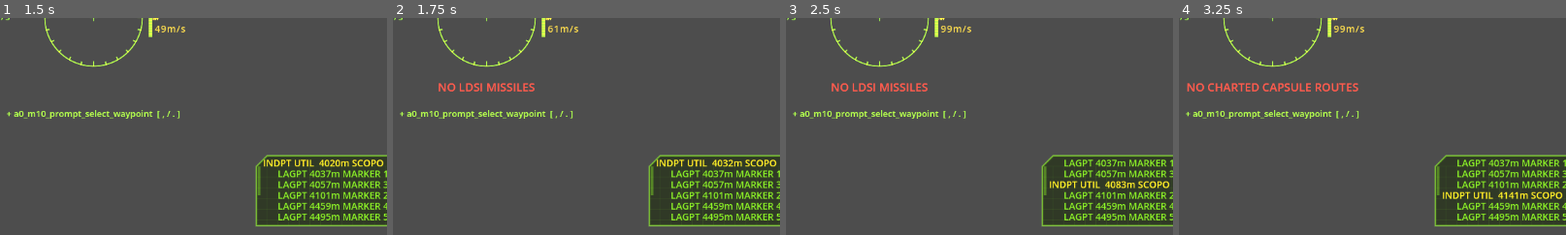
Above: before the commit, frames 1-4 (left to right).
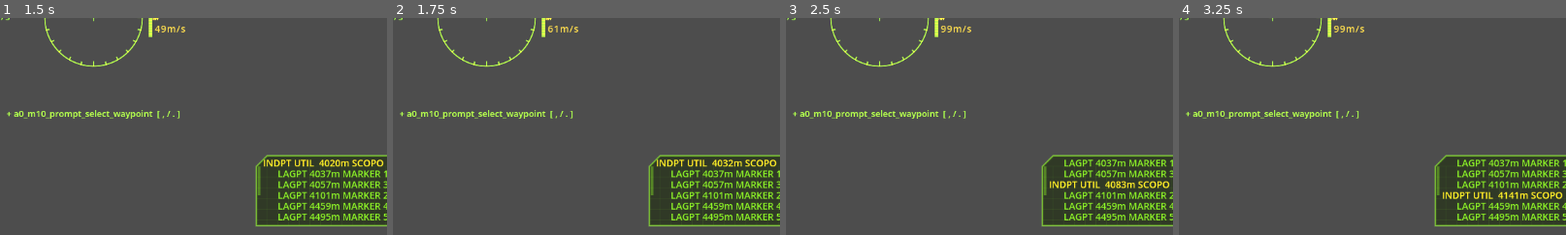
Above: after the commit, the same moments.

Repository: jleclanche/iw2-remaster
Game: Godot game, scene res://scenes/main.tscn
The game is run twice, just before and just after one commit, with the same random seed, the same clock (stepped at 60 frames per second) and the same inputs.
Inputs (mouse positions are % of the whole screen's width and height, from its top left):
- Up to frame 1 (1.5 s): tap Enter at 0.5 s; drag from (50, 50) to (60, 28) at 0.52 s; move the mouse to (45, 50) at 1.27 s; hold W from 1.28 s (still down); tap I at 1.35 s
- Up to frame 2 (1.75 s): keep holding W; tap Space at 1.52 s; tap Q at 1.55 s
- Up to frame 3 (2.5 s): keep holding W; tap Space at 1.82 s; move the mouse to (52, 48) at 2.02 s; tap Q at 2.1 s; tap E at 2.3 s
- Up to frame 4 (3.25 s): keep holding W; move the mouse to (49, 52) at 2.77 s; tap E at 2.85 s; click (49, 52) at 2.92 s; tap Space at 3.02 s; tap J at 3.05 s
The pictures show only the part of the screen within x 38-88%, y 50-100%; the shares and areas given below are measured in that part.

Frame 1 is identical in both runs. In frame 2, 0.6% of the frame differs, in the area x 11-37%, y 29-34%; in frame 3, 0.6%; in frame 4, 1.0%, in the area x 2-47%, y 29-34%.
Error in both runs: Unable to iterate on object of type 'Nil'. (res://scripts/pog/natives/world.gd:399)

Commit message:
controls: Q/E yaw, J/K pitch, U/I vertical strafe on the letter keys
Steering and the sixth thruster axis move next to WASD for a keyboard
pilot, instead of living on the numpad (yaw/pitch) or nowhere (LateralY
was joystick-only in both shipped configs). The NumPad aliases still work.

The six commands that occupied those letters relocate to Shift+key:
CycleEnemy -> Shift+E, TargetLastAggressor -> Shift+Q, capsule jump ->
Shift+J, cycle route -> Shift+K, Undock -> Shift+U, LDSIQuickFire ->
Shift+I.

Bindings are now a single central keycode table (BIND_*) in main_state,
polled in main_flight and matched in main.gd -- the one place to remap.
The vestigial project.godot InputMap actions (nothing polled them, and
roll_left=Q now contradicted the real map) are removed; the old-game
.ini keybind files are deliberately not read.

Co-Authored-By: Claude Opus 4.8 (1M context) <noreply@anthropic.com>
Claude-Session: https://claude.ai/code/session_01Gk6J68GqmkUvUGY6Wdr5E6

Diff:
--- a/game/project.godot
+++ b/game/project.godot
@@ -14,55 +14,6 @@
 run/main_scene="res://scenes/main.tscn"
 config/features=PackedStringArray("4.7")
 
-[input]
-
-throttle_up={
-"deadzone": 0.5,
-"events": [Object(InputEventKey,"resource_local_to_scene":false,"resource_name":"","device":-1,"window_id":0,"alt_pressed":false,"shift_pressed":false,"ctrl_pressed":false,"meta_pressed":false,"pressed":false,"keycode":0,"physical_keycode":87,"key_label":0,"unicode":0,"location":0,"echo":false,"script":null)
-]
-}
-throttle_down={
-"deadzone": 0.5,
-"events": [Object(InputEventKey,"resource_local_to_scene":false,"resource_name":"","device":-1,"window_id":0,"alt_pressed":false,"shift_pressed":false,"ctrl_pressed":false,"meta_pressed":false,"pressed":false,"keycode":0,"physical_keycode":83,"key_label":0,"unicode":0,"location":0,"echo":false,"script":null)
-]
-}
-throttle_zero={
-"deadzone": 0.5,
-"events": [Object(InputEventKey,"resource_local_to_scene":false,"resource_name":"","device":-1,"window_id":0,"alt_pressed":false,"shift_pressed":false,"ctrl_pressed":false,"meta_pressed":false,"pressed":false,"keycode":0,"physical_keycode":88,"key_label":0,"unicode":0,"location":0,"echo":false,"script":null)
-]
-}
-toggle_assist={
-"deadzone": 0.5,
-"events": [Object(InputEventKey,"resource_local_to_scene":false,"resource_name":"","device":-1,"window_id":0,"alt_pressed":false,"shift_pressed":false,"ctrl_pressed":false,"meta_pressed":false,"pressed":false,"keycode":0,"physical_keycode":4194306,"key_label":0,"unicode":0,"location":0,"echo":false,"script":null)
-]
-}
-thrust_left={
-"deadzone": 0.5,
-"events": [Object(InputEventKey,"resource_local_to_scene":false,"resource_name":"","device":-1,"window_id":0,"alt_pressed":false,"shift_pressed":false,"ctrl_pressed":false,"meta_pressed":false,"pressed":false,"keycode":0,"physical_keycode":65,"key_label":0,"unicode":0,"location":0,"echo":false,"script":null)
-]
-}
-thrust_right={
-"deadzone": 0.5,
-"events": [Object(InputEventKey,"resource_local_to_scene":false,"resource_name":"","device":-1,"window_id":0,"alt_pressed":false,"shift_pressed":false,"ctrl_pressed":false,"meta_pressed":false,"pressed":false,"keycode":0,"physical_keycode":68,"key_label":0,"unicode":0,"location":0,"echo":false,"script":null)
-]
-}
-thrust_up={
-"deadzone": 0.5,
-"events": [Object(InputEventKey,"resource_local_to_scene":false,"resource_name":"","device":-1,"window_id":0,"alt_pressed":false,"shift_pressed":false,"ctrl_pressed":false,"meta_pressed":false,"pressed":false,"keycode":0,"physical_keycode":82,"key_label":0,"unicode":0,"location":0,"echo":false,"script":null)
-]
-}
-thrust_down={
-"deadzone": 0.5,
-"events": [Object(InputEventKey,"resource_local_to_scene":false,"resource_name":"","device":-1,"window_id":0,"alt_pressed":false,"shift_pressed":false,"ctrl_pressed":false,"meta_pressed":false,"pressed":false,"keycode":0,"physical_keycode":70,"key_label":0,"unicode":0,"location":0,"echo":false,"script":null)
-]
-}
-roll_left={
-"deadzone": 0.5,
-"events": [Object(InputEventKey,"resource_local_to_scene":false,"resource_name":"","device":-1,"window_id":0,"alt_pressed":false,"shift_pressed":false,"ctrl_pressed":false,"meta_pressed":false,"pressed":false,"keycode":0,"physical_keycode":81,"key_label":0,"unicode":0,"location":0,"echo":false,"script":null)
-]
-}
-roll_right={
-"deadzone": 0.5,
-"events": [Object(InputEventKey,"resource_local_to_scene":false,"resource_name":"","device":-1,"window_id":0,"alt_pressed":false,"shift_pressed":false,"ctrl_pressed":false,"meta_pressed":false,"pressed":false,"keycode":0,"physical_keycode":69,"key_label":0,"unicode":0,"location":0,"echo":false,"script":null)
-]
-}
+; Flight and command keys are NOT InputMap actions -- they are a central
+; keycode table in game/scripts/main_state.gd (BIND_*), polled/matched in
+; main_flight and main.gd. Edit the bindings there.
--- a/game/scripts/main.gd
+++ b/game/scripts/main.gd
@@ -239,14 +239,15 @@
 	# original IW2 bindings (configs/default.ini + keyboard_only.ini)
 	if event is InputEventKey and event.pressed and not event.echo:
 		match event.physical_keycode:
-			KEY_N:  # icPlayerPilot.FreeToggle
+			BIND_FREE_TOGGLE:  # icPlayerPilot.FreeToggle
 				free_toggle = not free_toggle
 				audio.play("audio/gui/mechanical_confirm.wav", -10.0)
 				hud.log_msg("FLIGHT ASSIST %s" % ("OFF" if free_toggle else "ON"))
-			KEY_L:  # ToggleLDS
+			BIND_TOGGLE_LDS:  # ToggleLDS
 				_toggle_lds()
-			KEY_U:  # Undock
-				_undock()
+			BIND_UNDOCK:  # Undock -- SHIFT+U (plain U is vertical strafe)
+				if event.shift_pressed:
+					_undock()
 			KEY_Z:  # ToggleZoom -- moved to Shift+Z now that plain Z/X roll.
 				# Still gated on hardware, see _enable_zoom.
 				if event.shift_pressed:
@@ -262,16 +263,18 @@
 				_target_contact_index(0)
 			KEY_END:
 				_target_contact_index(9999)
-			KEY_R:  # TargetNearestEnemy
+			BIND_TARGET_NEAREST:  # TargetNearestEnemy
 				_target_nearest_enemy()
-			KEY_T:  # TargetNearestShipToDirection
+			BIND_TARGET_DIRECTION:  # TargetNearestShipToDirection
 				_target_nearest_to_direction()
-			KEY_Y:  # icPlayerPilot.SubTarget (configs/default.ini: Keyboard, Y)
+			BIND_SUBTARGET:  # icPlayerPilot.SubTarget (configs/default.ini: Keyboard, Y)
 				_cycle_subtarget()
-			KEY_E:  # CycleEnemy
-				_cycle_enemy()
-			KEY_Q:  # TargetLastAggressor
-				if last_aggressor != null and is_instance_valid(last_aggressor):
+			BIND_CYCLE_ENEMY:  # CycleEnemy -- SHIFT+E (plain E is yaw-right)
+				if event.shift_pressed:
+					_cycle_enemy()
+			BIND_TARGET_AGGRESSOR:  # TargetLastAggressor -- SHIFT+Q (plain Q is yaw-left)
+				if event.shift_pressed \
+						and last_aggressor != null and is_instance_valid(last_aggressor):
 					target_ai = last_aggressor
 					target_idx = -1
 					audio.play("audio/hud/target_changed.wav", -10.0)
@@ -287,15 +290,16 @@
 				# secondaries.
 				if not _next_primary_weapon(false):
 					_cycle_secondary()
-			KEY_G:  # the aggressor shield. Its Fire (0x1002f6a0) just raises the
-				# active flag; it refuses unless the bank is FULL, then holds
-				# for `duration` seconds while it drains.
+			BIND_AGGRESSOR_SHIELD:  # the aggressor shield. Its Fire (0x1002f6a0)
+				# just raises the active flag; it refuses unless the bank is
+				# FULL, then holds for `duration` seconds while it drains.
 				_fire_aggressor()
-			KEY_I:  # icPlayerPilot.LDSIQuickFire: the LDSi magazine fires on
-				# its own trigger, bypassing weapon selection (the dedicated
-				# LDSI path in AttemptToActivateWeapon 0x1003ccb0 via
-				# pilot+0x82)
-				fire_ldsi()
+			BIND_LDSI_FIRE:  # icPlayerPilot.LDSIQuickFire -- SHIFT+I (plain I is
+				# vertical strafe). The LDSi magazine fires on its own trigger,
+				# bypassing weapon selection (the dedicated LDSI path in
+				# AttemptToActivateWeapon 0x1003ccb0 via pilot+0x82).
+				if event.shift_pressed:
+					fire_ldsi()
 			KEY_F5:  # AutopilotOff
 				_set_autopilot(0)
 			KEY_F6:  # AutopilotApproach
@@ -322,10 +326,12 @@
 				var img := get_viewport().get_texture().get_image()
 				img.save_png(_base().path_join("data/screenshots/screenshot_%d.png"
 					% (Time.get_ticks_msec() / 1000)))
-			KEY_J:  # capsule jump at an L-point (remaster binding)
-				_try_jump()
-			KEY_K:
-				_cycle_route()
+			BIND_JUMP:  # capsule jump at an L-point -- SHIFT+J (plain J is pitch-up)
+				if event.shift_pressed:
+					_try_jump()
+			BIND_CYCLE_ROUTE:  # SHIFT+K (plain K is pitch-down)
+				if event.shift_pressed:
+					_cycle_route()
 			KEY_H:  # dev: spawn hostile (demo/check builds only -- a stray H
 				# in the campaign summoned a marauder out of nowhere)
 				if demo:
@@ -551,8 +557,8 @@
 	# is three seconds, and the throttle is a fraction of max speed, not m/s.
 	var dv := sh.max_speed.z * delta / 3.0
 	sh.set_speed = clampf(sh.set_speed
-		+ (_key(KEY_EQUAL) + _key(KEY_KP_ADD)) * dv
-		- (_key(KEY_MINUS) + _key(KEY_KP_SUBTRACT)) * dv,
+		+ (_key(BIND_THROTTLE_UP) + _key(KEY_KP_ADD)) * dv
+		- (_key(BIND_THROTTLE_DOWN) + _key(KEY_KP_SUBTRACT)) * dv,
 		0.0, sh.max_speed.z)
 	# icPlayerPilot::Think (0x100ad8f0, at 0x100ae191) re-tests the zoom gate every
 	# frame and drops the zoom the moment the hardware that granted it goes away.
@@ -568,25 +574,30 @@
 		else FOV_EXTERNAL
 	cam.fov = base_fov / zoom_factor
 	if ap_mode == 0:
-		# THRUSTERS, not steering. LateralX = D / A, LateralZ = W / S. LateralY
-		# has no keyboard binding in either shipped config -- it is joystick-only
-		# (JoyYAxis with the ALT modifier), so vertical strafe is left unbound.
-		sh.input_thrust.z = _key(KEY_W) - _key(KEY_S)
-		sh.input_thrust.x = _key(KEY_D) - _key(KEY_A)
-		sh.input_thrust.y = 0.0
+		# THRUSTERS, not steering. Fore-aft (W/S) and lateral (A/D) are the
+		# shipped keyboard bindings; vertical strafe (U/I) is a remaster add --
+		# the original left LateralY joystick-only (JoyYAxis + ALT). See the
+		# keybind table in main_state for every key referenced here.
+		sh.input_thrust.z = _key(BIND_THRUST_FWD) - _key(BIND_THRUST_BACK)
+		sh.input_thrust.x = _key(BIND_THRUST_RIGHT) - _key(BIND_THRUST_LEFT)
+		sh.input_thrust.y = _key(BIND_STRAFE_UP) - _key(BIND_STRAFE_DOWN)
 		# keyboard_only.ini: NumPad6 = +Yaw, NumPad8 = +Pitch, NumPad3 = +Roll,
 		# and the `inverse` twins are the negative half of each axis. +Pitch is
 		# NOSE DOWN: the joystick binding is `JoyYAxis, inverse`, and an inverted
-		# DirectInput Y is positive when the stick is pushed forward.
-		var yaw := _key(KEY_KP_6) - _key(KEY_KP_4)
-		var pitch := _key(KEY_KP_8) - _key(KEY_KP_2)
+		# DirectInput Y is positive when the stick is pushed forward. Q/E (yaw)
+		# and J/K (pitch, J = nose up) are remaster primaries alongside the NumPad
+		# aliases; each letter groups with the NumPad key of matching sign.
+		var yaw := _key(KEY_KP_6) + _key(BIND_YAW_RIGHT) \
+			- _key(KEY_KP_4) - _key(BIND_YAW_LEFT)
+		var pitch := _key(KEY_KP_8) + _key(BIND_PITCH_DOWN) \
+			- _key(KEY_KP_2) - _key(BIND_PITCH_UP)
 		# Roll: keyboard_only.ini binds NumPad1 / NumPad3; the remaster adds
 		# Z / X as the primary roll keys for a mouse+keyboard pilot -- Z rolls
 		# left, X rolls right. Gated on SHIFT being up because ToggleZoom moved
 		# to Shift+Z (see the key handler), so a zoom press does not also roll.
 		var roll := _key(KEY_KP_3) - _key(KEY_KP_1)
 		if not Input.is_physical_key_pressed(KEY_SHIFT):
-			roll += _key(KEY_X) - _key(KEY_Z)
+			roll += _key(BIND_ROLL_RIGHT) - _key(BIND_ROLL_LEFT)
 		# RollYawToggleHold swaps the yaw and roll channels
 		if roll_yaw_swap:
 			var t := yaw
--- a/game/scripts/main_state.gd
+++ b/game/scripts/main_state.gd
@@ -642,6 +642,48 @@
 		first = false
 	return 0.0 if first else merged.size.length() * 0.5
 
+# --- Keybindings (the central table) ----------------------------------------
+# The rebindable flight axes and command keys live here, and ONLY here: the
+# flight axes are polled in main_flight (_physics_process), the command keys
+# matched in main.gd (_unhandled_input). Values are PHYSICAL keycodes, so a
+# binding follows the key's POSITION on the board (AZERTY/Dvorak land on the
+# same spots, not the same letters). The original game's .ini keybind files are
+# deliberately NOT read -- edit these constants to remap.
+#
+# Flight -- axes held every frame. Each letter/symbol key below is the primary;
+# the keyboard_only.ini NumPad aliases stay inline in main_flight as secondaries.
+const BIND_THROTTLE_UP := KEY_EQUAL      # + NumPad+
+const BIND_THROTTLE_DOWN := KEY_MINUS    # + NumPad-
+const BIND_THRUST_FWD := KEY_W
+const BIND_THRUST_BACK := KEY_S
+const BIND_THRUST_LEFT := KEY_A
+const BIND_THRUST_RIGHT := KEY_D
+const BIND_STRAFE_UP := KEY_U            # vertical thrust, up
+const BIND_STRAFE_DOWN := KEY_I          # vertical thrust, down
+const BIND_YAW_LEFT := KEY_Q             # + NumPad4
+const BIND_YAW_RIGHT := KEY_E            # + NumPad6
+const BIND_PITCH_UP := KEY_J             # nose up; + NumPad2
+const BIND_PITCH_DOWN := KEY_K           # nose down; + NumPad8
+const BIND_ROLL_LEFT := KEY_Z            # + NumPad1
+const BIND_ROLL_RIGHT := KEY_X           # + NumPad3
+#
+# Commands -- discrete, matched in main.gd. Six share a physical key with a
+# flight axis above, so they moved to SHIFT+key (noted); the rest are plain.
+# Structural keys (F1-F12 cameras/autopilot, arrows for power, Tab/Home/End
+# targeting, Enter/Backspace/] weapon cycling) are fixed and stay inline there.
+const BIND_FREE_TOGGLE := KEY_N
+const BIND_TOGGLE_LDS := KEY_L
+const BIND_TARGET_NEAREST := KEY_R
+const BIND_TARGET_DIRECTION := KEY_T
+const BIND_SUBTARGET := KEY_Y
+const BIND_AGGRESSOR_SHIELD := KEY_G
+const BIND_CYCLE_ENEMY := KEY_E          # SHIFT (plain E is yaw-right)
+const BIND_TARGET_AGGRESSOR := KEY_Q     # SHIFT (plain Q is yaw-left)
+const BIND_LDSI_FIRE := KEY_I            # SHIFT (plain I is strafe-down)
+const BIND_UNDOCK := KEY_U               # SHIFT (plain U is strafe-up)
+const BIND_JUMP := KEY_J                 # SHIFT (plain J is pitch-up)
+const BIND_CYCLE_ROUTE := KEY_K          # SHIFT (plain K is pitch-down)
+
 func _key(code: int) -> float:
 	return 1.0 if Input.is_physical_key_pressed(code) else 0.0
 
Not shown, changed: docs/controls.md
